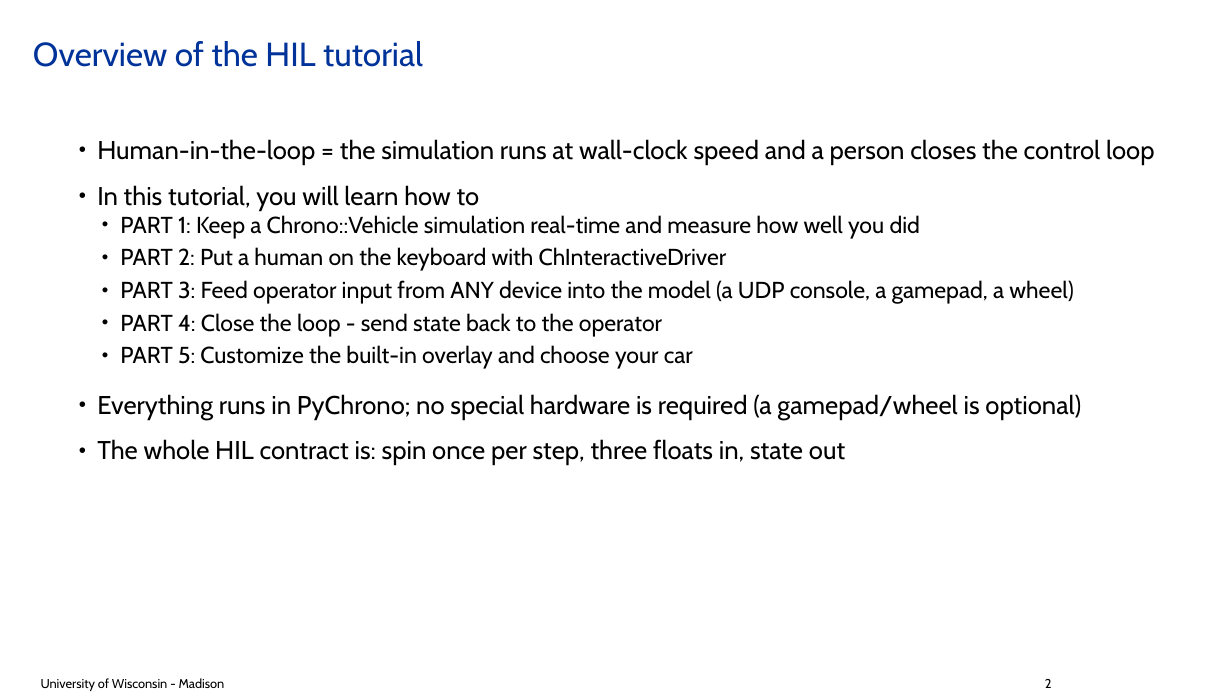
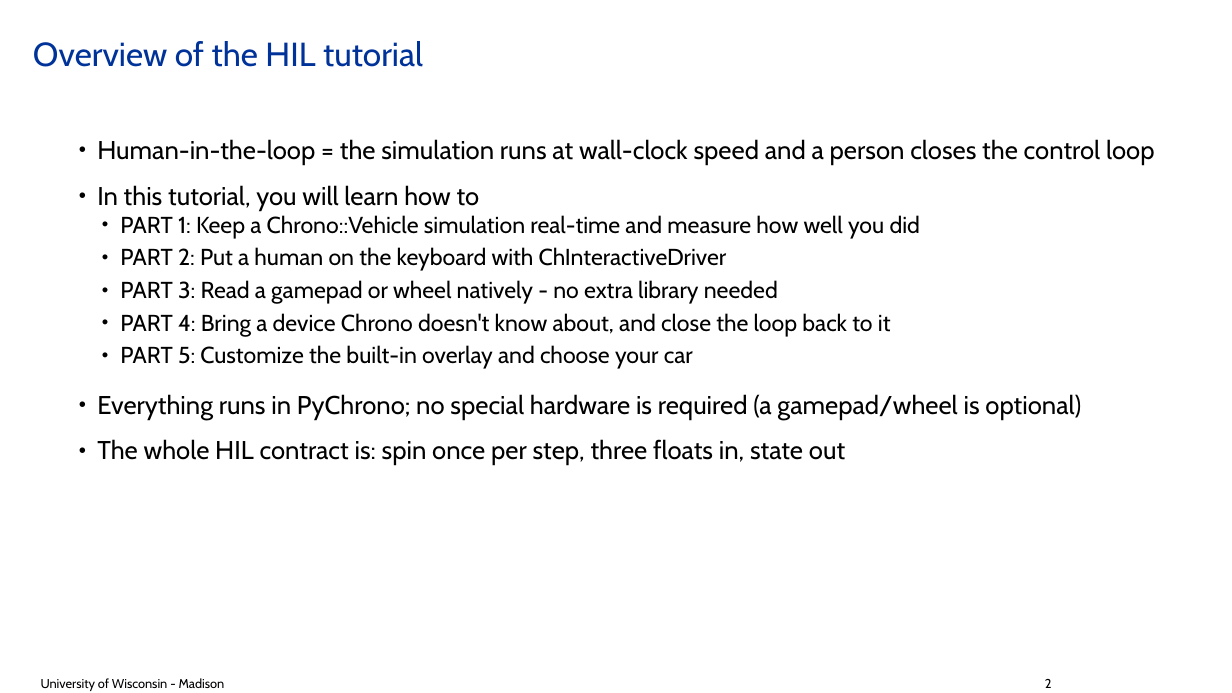
Before and after one commit to ksha23/chrono-hil-tutorial, a slide deck: slide 2 of tutorial_HIL_driver.pptx. Drawn at 1232x693 pixels with LibreOffice and Linux fonts; fonts in the diff are those of the drawing; background and template pictures are left out. Boxes give left, top, right and bottom in pixels: in the first picture for what was removed or moved away, otherwise in the second. Text is boxed around its words. In the diff, an @@ line names an element or a change of style, - is before the commit and + after.

```diff
--- a/tutorial_HIL_driver.pptx
+++ b/tutorial_HIL_driver.pptx
@@ text at [120,280,891,337]: text changed @@
-  • PART 3: Feed operator input from ANY device into the model (a UDP console, a gamepad, a wheel)
-  • PART 4: Close the loop - send state back to the operator
+  • PART 3: Read a gamepad or wheel natively - no extra library needed
+  • PART 4: Bring a device Chrono doesn't know about, and close the loop back to it
```
Also in this commit, not shown: 23 other slides changed, 5 slides added, 1 slide removed, 3 other files.
